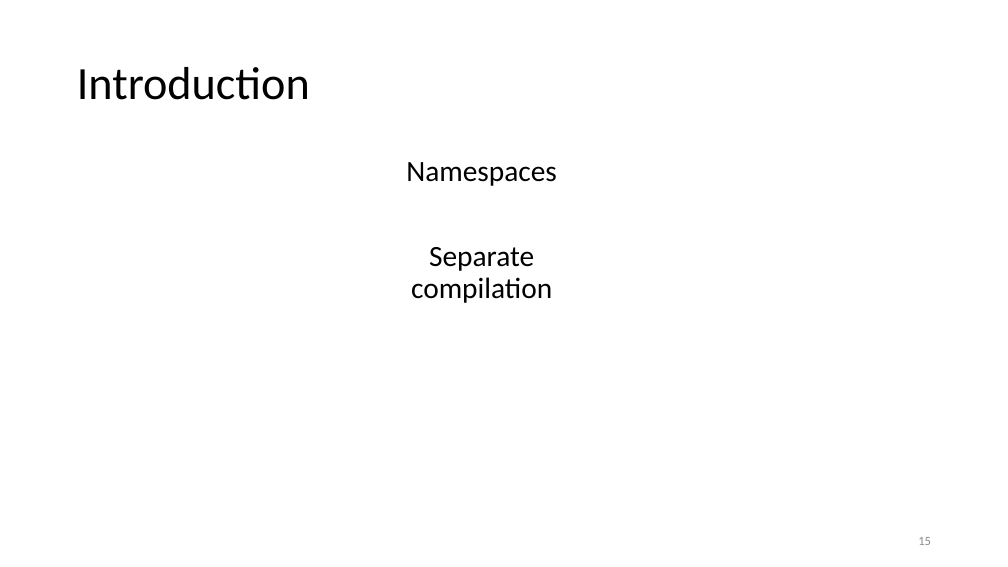
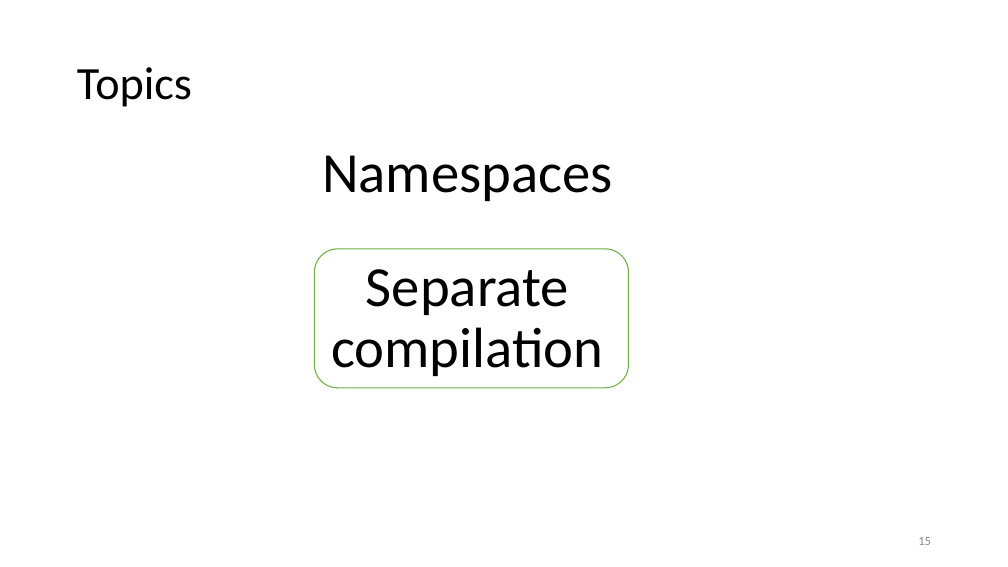
Before and after one commit to tjd1234/cmpt135spring2024, a slide deck: slide 15 of sample_code/week8/week8_cmpt135.pptx. Drawn at 1008x567 pixels with LibreOffice and Linux fonts; fonts in the diff are those of the drawing. Boxes give left, top, right and bottom in pixels: in the first picture for what was removed or moved away, otherwise in the second. Text is boxed around its words. In the diff, an @@ line names an element or a change of style, - is before the commit and + after.

```diff
--- a/sample_code/week8/week8_cmpt135.pptx
+++ b/sample_code/week8/week8_cmpt135.pptx
@@ title at box(77, 67, 192, 107): text changed @@
-Introduction
+Topics
@@ text "Namespaces": place and size @@
-text "Namespaces" at box(406, 162, 557, 303)
+text "Namespaces" at box(322, 155, 613, 376)
@@ text "Namespaces" at box(322, 155, 613, 376): size 28 to 54 pt @@
@@ rounded rectangle added at box(315, 249, 628, 388), outline #70AD47 1 pt @@
```
Also in this commit, not shown: 28 other slides changed, 4 other files.
